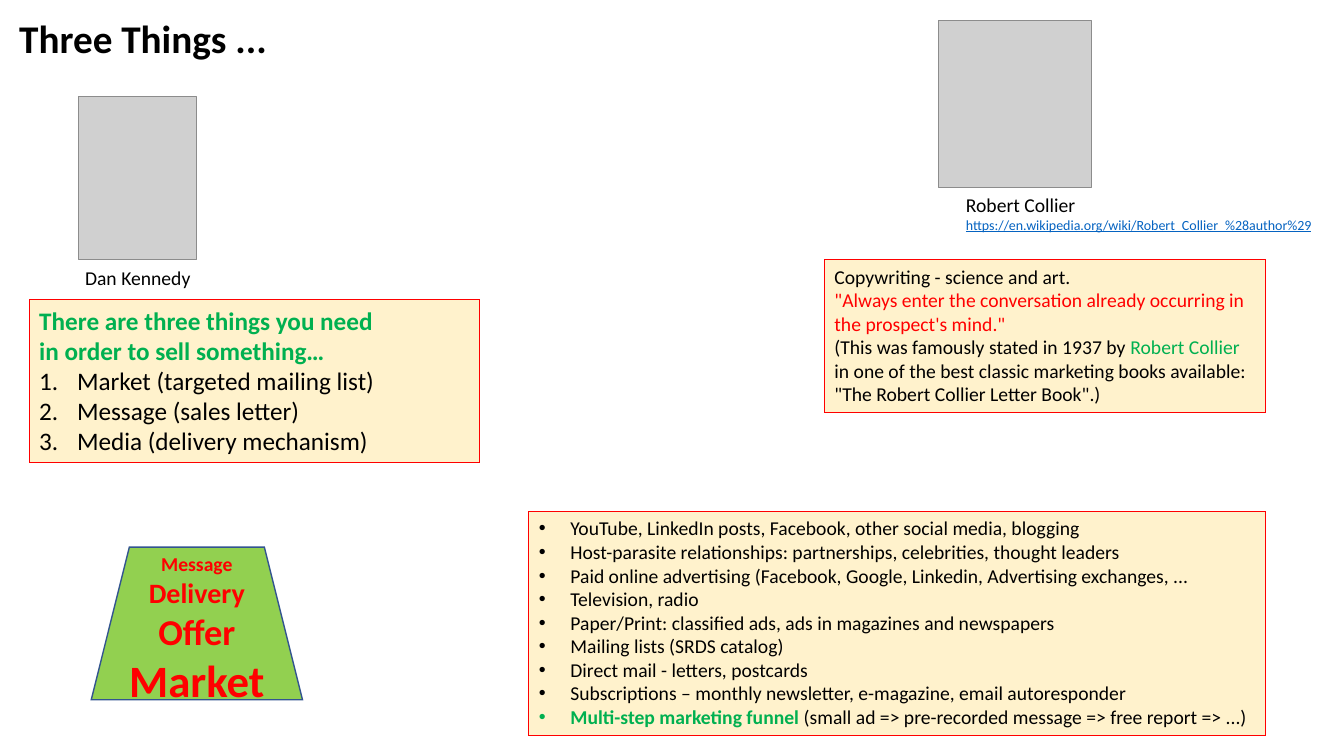
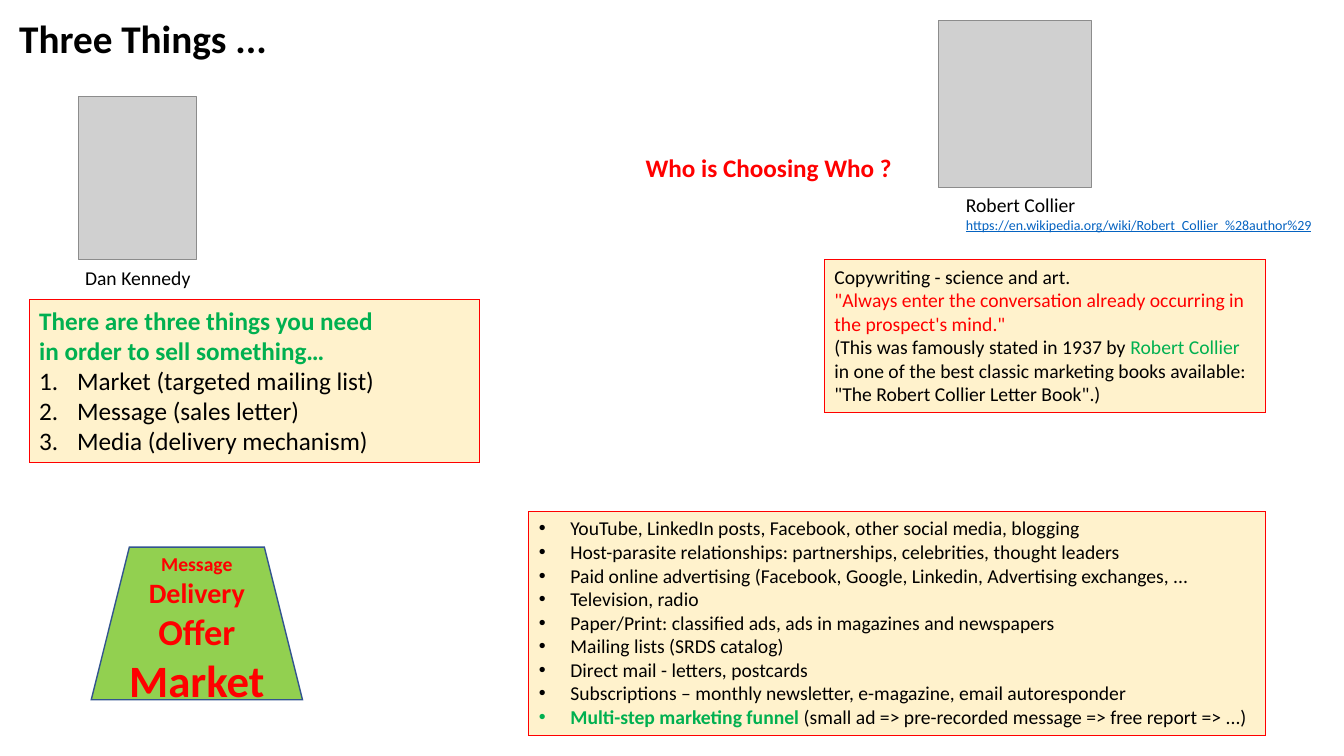
Before and after one commit to lselector/marketing, a slide deck: slide 5 of Marketing.pptx. Drawn at 1344x756 pixels with LibreOffice and Linux fonts; fonts in the diff are those of the drawing; grey boxes stand for pictures. Boxes give left, top, right and bottom in pixels: in the first picture for what was removed or moved away, otherwise in the second. Text is boxed around its words. In the diff, an @@ line names an element or a change of style, - is before the commit and + after.

Commit message:
update

```diff
--- a/Marketing.pptx
+++ b/Marketing.pptx
@@ text added at [646, 159, 874, 182], 18 pt, text #FF0000, bold @@
+Who is Choosing Who ?
```
